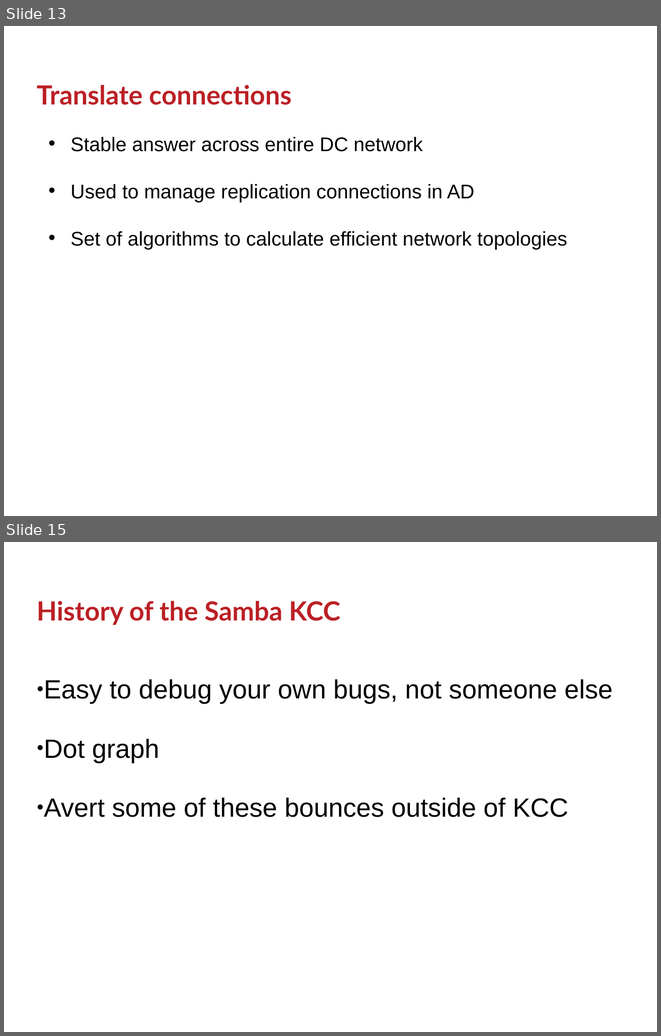
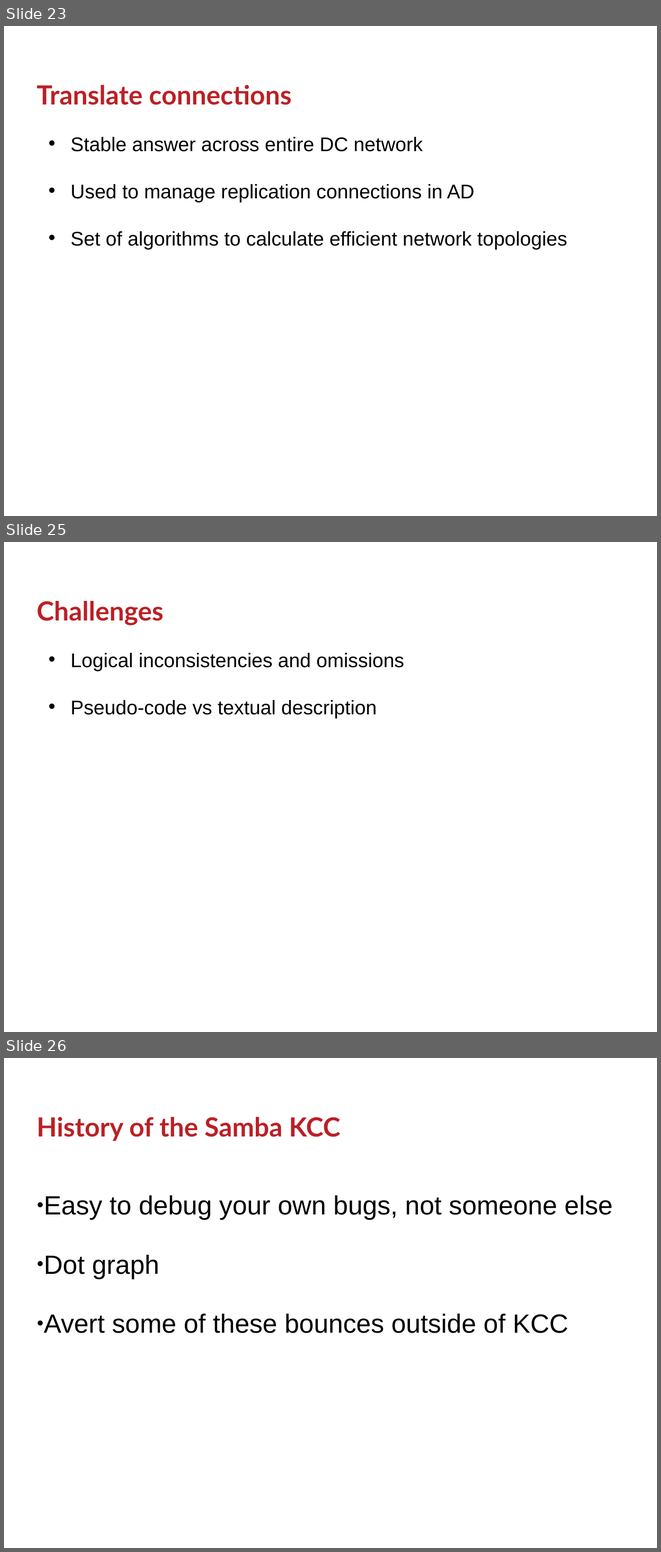
Before and after one commit to GSam/Slides, a slide deck: Samba KCC.pptx. Shown one above the other, each under a label of ours: slides 13 and 15 before the commit, slides 23, 25 and 26 after it; the slides between them are not shown. The pictures are 661x1036 and 661x1552 pixels, drawn with LibreOffice and Linux fonts; fonts in the diff are those of the drawing; background and template pictures are left out. Boxes give left, top, right and bottom in pixels: in the first picture for what was removed or moved away, otherwise in the second. Text is boxed around its words. In the diff, an @@ line names an element or a change of style, - is before the commit and + after.

```diff
--- a/Samba KCC.pptx
+++ b/Samba KCC.pptx
@@ slide 25 added at <box>4,542,657,1032</box>, background #FFFFFF @@
@@ title added at <box>37,601,164,625</box>, 32 pt, text #BB2025, bold @@
+Challenges
@@ text added at <box>71,653,404,718</box>, 24 pt, text #000000 @@
+• Logical inconsistencies and omissions
+• Pseudo-code vs textual description
@@ what was slide 13 is now slide 23 @@
@@ what was slide 15 is now slide 26 @@
```
Also in this commit, not shown: 2 slides changed, 11 other slides added, 1 slide removed.
